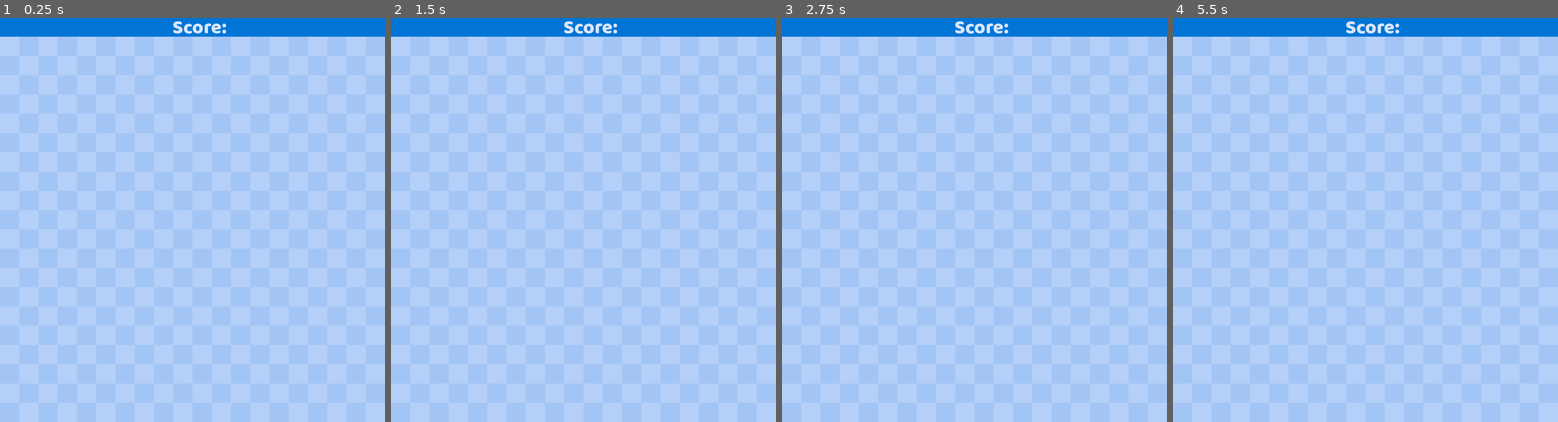
Above: before the commit, frames 1-4 (left to right).
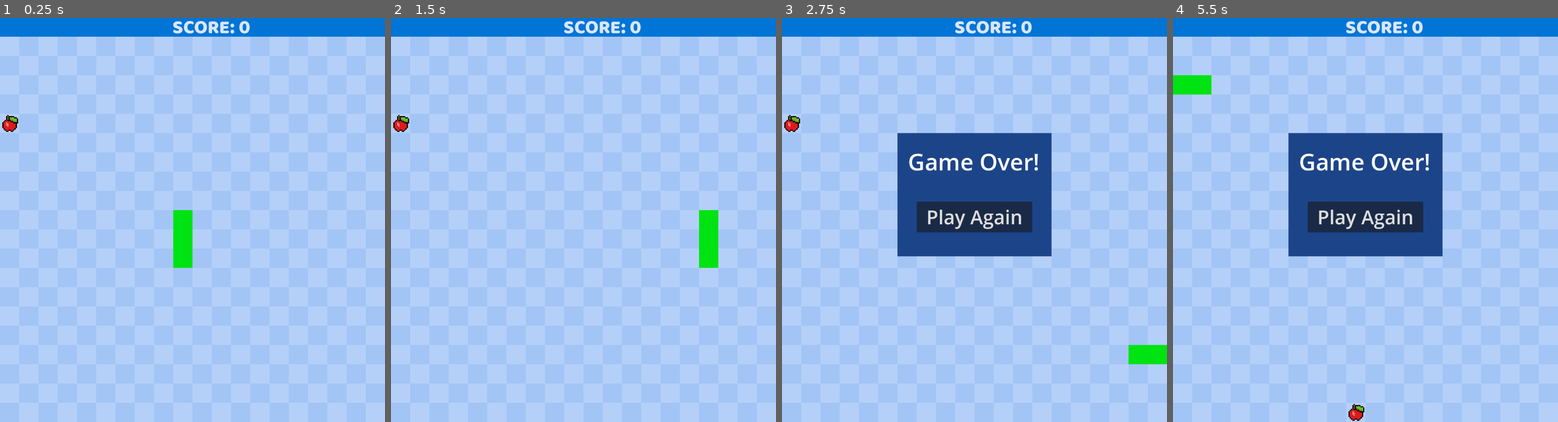
Above: after the commit, the same moments.

Repository: lll11233/snakeGame
Game: Godot game, scene res://scenes/main.tscn
The game is run twice, just before and just after one commit, with the same random seed, the same clock (stepped at 60 frames per second) and the same inputs. Before the commit the project starts from res://main.tscn.
Inputs (mouse positions are in pixels of both pictures, inside the frame that each line leads up to):
- Up to frame 1 (0.25 s): no input
- Up to frame 2 (1.5 s): tap Enter at 0.5 s; hold D (move_right) 0.53-1.28 s; tap Alt at 0.6 s; hold Down (move_down) from 1.28 s (still down); tap Shift at 1.35 s
- Up to frame 3 (2.75 s): release Down (move_down) at 2.03 s; hold D (move_right) from 2.03 s (still down); tap Alt at 2.1 s
- Up to frame 4 (5.5 s): release D (move_right) at 2.75 s; click (1365, 215) at 2.75 s, where only the run after the commit has a clickable "Play Again"; tap Space at 3.5 s; hold W (move_up) 3.53-4.28 s; tap Shift at 3.6, 5.1 s; hold Left (move_left) from 4.28 s (still down); tap Alt at 4.35 s

The runs differ from the first frame. In frame 1, 1.2% of the frame differs, in the area x 0-65%, y 0-62%; in frame 2, 1.2%; in frame 3, 13%; in frame 4, 13%, in the area x 0-71%, y 0-100%.
Error before the commit: Parse Error: Function "check_food_eaten()" not found in base self. (res://main.gd:101)

Commit message:
food assets and game over menu

Diff:
--- /dev/null
+++ b/game_over_menu.gd
@@ -0,0 +1,6 @@
+extends CanvasLayer
+
+signal restart
+
+func _on_restart_button_pressed():
+	restart.emit()
--- a/main.gd
+++ b/main.gd
@@ -6,6 +6,11 @@
 #game variables
 var score: int
 var game_started: bool = false
+
+#food variables
+var food_pos: Vector2
+var regen_food: bool = true
+
 
 #grid variables
 var cells: int = 20
@@ -32,11 +37,15 @@
 	new_game()
 
 func new_game():
+	get_tree().paused = false
+	get_tree().call_group("segments", "queue_free")
+	$GameOverMenu.hide()
 	score = 0
 	$HUD.get_node("scoreLabel").text = "SCORE: " + str(score)
 	move_direction = up
 	can_move = true
 	generate_snake()
+	move_food()
 
 func generate_snake():
 	old_data.clear()
@@ -100,12 +109,38 @@
 	check_self_eaten()
 	check_food_eaten()
 func check_out_of_bounds():
-	if snake_data[0].X < 0 or snake_data[0].X > cells - 1 or snake_data[0].y < 0 or snake_data[0].y > cells - 1:
+	if snake_data[0].x < 0 or snake_data[0].x > cells - 1 or snake_data[0].y < 0 or snake_data[0].y > cells - 1:
 		end_game()
 
 func check_self_eaten():
 	for i in range(1, len(snake_data)):
-		if snake_data[0] ** snake_data[1]:
+		if snake_data[0] == snake_data[1]:
 			end_game()
 func end_game():
-	pass
+	$GameOverMenu.show()
+	$MoveTimer.stop()
+	game_started = false
+	get_tree().paused = true
+func check_food_eaten():
+	if snake_data[0] == food_pos:
+		score += 1
+		$HUD.get_node("scoreLabel").text = "SCORE" + str(score)
+		add_segment(old_data[-1])
+		move_food()
+
+func move_food():
+	while regen_food:
+		regen_food = false
+		food_pos = Vector2(randi_range(0, cells-1), randi_range(0, cells-1))
+		for i in snake_data:
+			if food_pos == i:
+				regen_food = true
+		for i in snake_data:
+			if food_pos == i:
+				regen_food = true
+	$food.position = (food_pos* cell_size) + Vector2(0, cell_size)
+	regen_food = true
+
+
+func _on_game_over_menu_restart():
+	new_game()
--- /dev/null
+++ b/scenes/game_over_menu.tscn
@@ -0,0 +1,42 @@
+[gd_scene load_steps=4 format=3 uid="uid://b14cswtejdej2"]
+
+[ext_resource type="Script" uid="uid://db6wv4l6pk6se" path="res://game_over_menu.gd" id="1_6ebp1"]
+
+[sub_resource type="StyleBoxFlat" id="StyleBoxFlat_tg6a4"]
+bg_color = Color(0.109567, 0.265346, 0.537518, 1)
+
+[sub_resource type="Theme" id="Theme_14ib6"]
+
+[node name="gameOverMenu" type="CanvasLayer"]
+script = ExtResource("1_6ebp1")
+
+[node name="gameOverPanel" type="Panel" parent="."]
+offset_left = 300.0
+offset_top = 300.0
+offset_right = 700.0
+offset_bottom = 620.0
+theme_override_styles/panel = SubResource("StyleBoxFlat_tg6a4")
+
+[node name="resultLabel" type="Label" parent="."]
+offset_left = 327.0
+offset_top = 332.0
+offset_right = 677.0
+offset_bottom = 432.0
+theme_override_font_sizes/font_size = 60
+text = "Game Over!"
+
+[node name="restartButton" type="Button" parent="."]
+anchors_preset = -1
+anchor_left = 0.5
+anchor_top = 0.493
+anchor_right = 0.5
+anchor_bottom = 0.493
+offset_left = -150.0
+offset_top = -39.65
+offset_right = 150.0
+offset_bottom = 40.35
+theme = SubResource("Theme_14ib6")
+theme_override_font_sizes/font_size = 50
+text = "Play Again"
+
+[connection signal="pressed" from="restartButton" to="." method="_on_restart_button_pressed"]
--- a/main.tscn
+++ b/scenes/main.tscn
@@ -1,10 +1,11 @@
-[gd_scene load_steps=6 format=3 uid="uid://b85dgxr6p5mo8"]
+[gd_scene load_steps=7 format=3 uid="uid://b85dgxr6p5mo8"]
 
 [ext_resource type="Script" uid="uid://2hvdxga2bokm" path="res://main.gd" id="1_ig7tw"]
-[ext_resource type="PackedScene" uid="uid://dbv2isccs4way" path="res://snakeScene.tscn" id="2_h2yge"]
+[ext_resource type="PackedScene" uid="uid://dbv2isccs4way" path="res://scenes/snakeScene.tscn" id="2_h2yge"]
 [ext_resource type="Texture2D" uid="uid://bv07t4j6sa5hh" path="res://assets/bg.png" id="3_1bvp3"]
-[ext_resource type="PackedScene" uid="uid://3dm0dft465s1" path="res://HUD.tscn" id="4_1bvp3"]
+[ext_resource type="PackedScene" uid="uid://3dm0dft465s1" path="res://scenes/HUD.tscn" id="4_1bvp3"]
 [ext_resource type="Texture2D" uid="uid://b2cicg4pqs5tu" path="res://assets/apple.png" id="5_lquwl"]
+[ext_resource type="PackedScene" uid="uid://b14cswtejdej2" path="res://scenes/game_over_menu.tscn" id="6_tefeu"]
 
 [node name="Main" type="Node"]
 script = ExtResource("1_ig7tw")
@@ -24,4 +25,8 @@
 texture = ExtResource("5_lquwl")
 offset = Vector2(25, 25)
 
+[node name="GameOverMenu" parent="." instance=ExtResource("6_tefeu")]
+process_mode = 2
+
 [connection signal="timeout" from="MoveTimer" to="." method="_on_move_timer_timeout"]
+[connection signal="restart" from="GameOverMenu" to="." method="_on_game_over_menu_restart"]
--- a/snakeScene.tscn
+++ b/scenes/snakeScene.tscn
@@ -3,7 +3,7 @@
 [sub_resource type="StyleBoxFlat" id="StyleBoxFlat_orpmj"]
 bg_color = Color(0, 0.889726, 0.0717163, 1)
 
-[node name="snakeSegment" type="Panel"]
+[node name="snakeSegment" type="Panel" groups=["segments"]]
 offset_right = 50.0
 offset_bottom = 50.0
 theme_override_styles/panel = SubResource("StyleBoxFlat_orpmj")
--- /dev/null
+++ b/scenes/start_menu.tscn
@@ -0,0 +1,25 @@
+[gd_scene load_steps=2 format=3 uid="uid://byasummwj41s5"]
+
+[sub_resource type="StyleBoxFlat" id="StyleBoxFlat_ndybt"]
+bg_color = Color(0.251336, 0.494562, 0.807069, 1)
+
+[node name="StartMenu" type="CanvasLayer"]
+
+[node name="StartMenuPanel" type="Panel" parent="."]
+offset_left = 50.0
+offset_top = 50.0
+offset_right = 950.0
+offset_bottom = 975.0
+theme_override_styles/panel = SubResource("StyleBoxFlat_ndybt")
+
+[node name="BeginButton" type="Button" parent="."]
+offset_right = 8.0
+offset_bottom = 8.0
+
+[node name="StartButton" type="Label" parent="."]
+offset_left = 110.0
+offset_top = 734.0
+offset_right = 957.0
+offset_bottom = 934.0
+theme_override_font_sizes/font_size = 100
+text = "Press me to start!"
Binary file added: assets/cherry.png
Not shown, added: assets/cherry.png.import
Binary file added: assets/watermelon.png
Not shown, added: assets/watermelon.png.import
Not shown, added: game_over_menu.gd.uid
Renamed: HUD.tscn -> scenes/HUD.tscn
